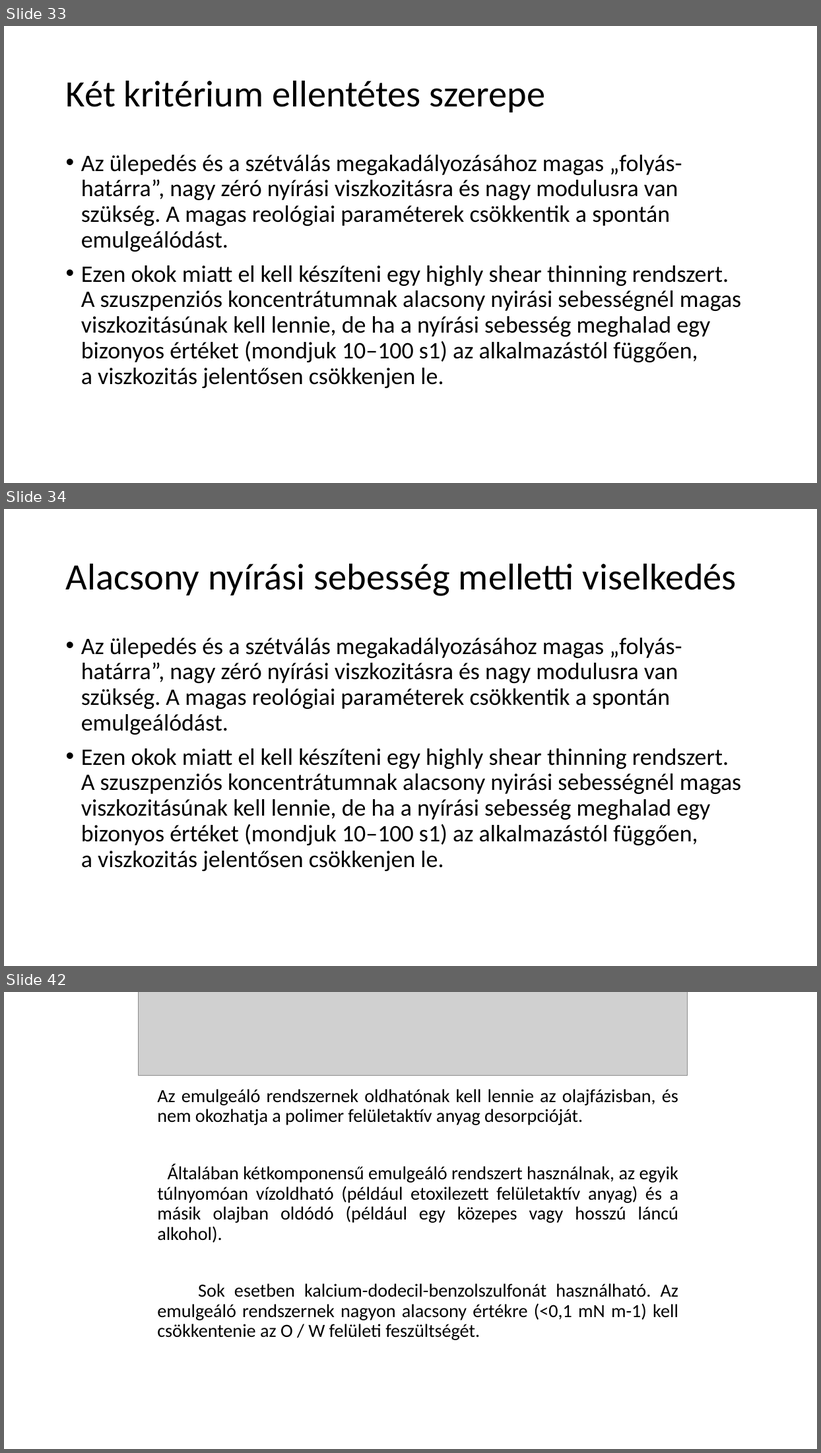
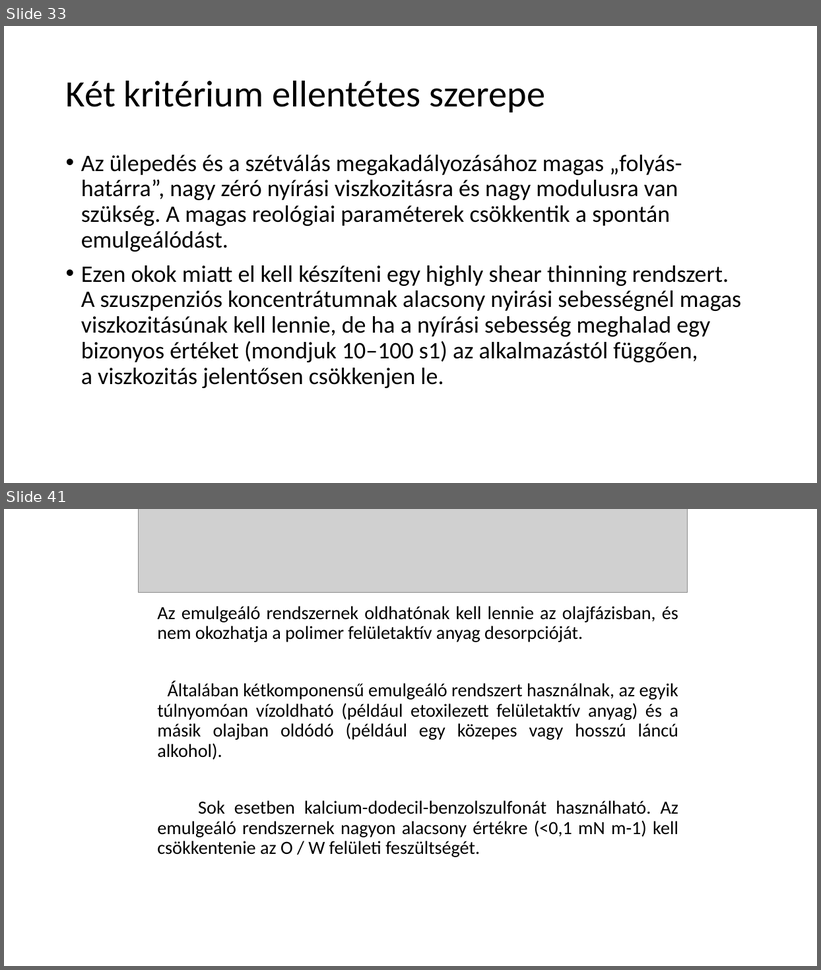
Before and after one commit to LilianaBohus/chemistry-presenations, a slide deck: oil-based-suspensions.ppt. Shown one above the other, each under a label of ours: slides 33, 34 and 42 before the commit, slides 33 and 41 after it; the slides between them are not shown. The pictures are 821x1453 and 821x970 pixels, drawn with LibreOffice and Linux fonts; fonts in the diff are those of the drawing; grey boxes stand for pictures. Boxes give left, top, right and bottom in pixels: in the first picture for what was removed or moved away, otherwise in the second. Text is boxed around its words. In the diff, an @@ line names an element or a change of style, - is before the commit and + after.

```diff
--- a/oil-based-suspensions.ppt
+++ b/oil-based-suspensions.ppt
@@ slide 34 removed at <box>4,509,817,966</box>, background #FFFFFF @@
@@ title removed at <box>66,563,737,596</box> @@
-Alacsony nyírási sebesség melletti viselkedés
@@ text removed at <box>81,638,741,871</box> @@
-• Az ülepedés és a szétválás megakadályozásához magas „folyás-határra”, nagy zéró nyírási viszkozitásra és nagy modulusra van szükség. A magas reológiai paraméterek csökkentik a spontán emulgeálódást.
-• Ezen okok miatt el kell készíteni egy highly shear thinning rendszert.
-  A szuszpenziós koncentrátumnak alacsony nyirási sebességnél magas viszkozitásúnak kell lennie, de ha a nyírási sebesség meghalad egy bizonyos értéket (mondjuk 10–100 s1) az alkalmazástól függően,
-  a viszkozitás jelentősen csökkenjen le.
@@ what was slide 42 is now slide 41 @@
```
Also in this commit, not shown: 7 slides changed.
